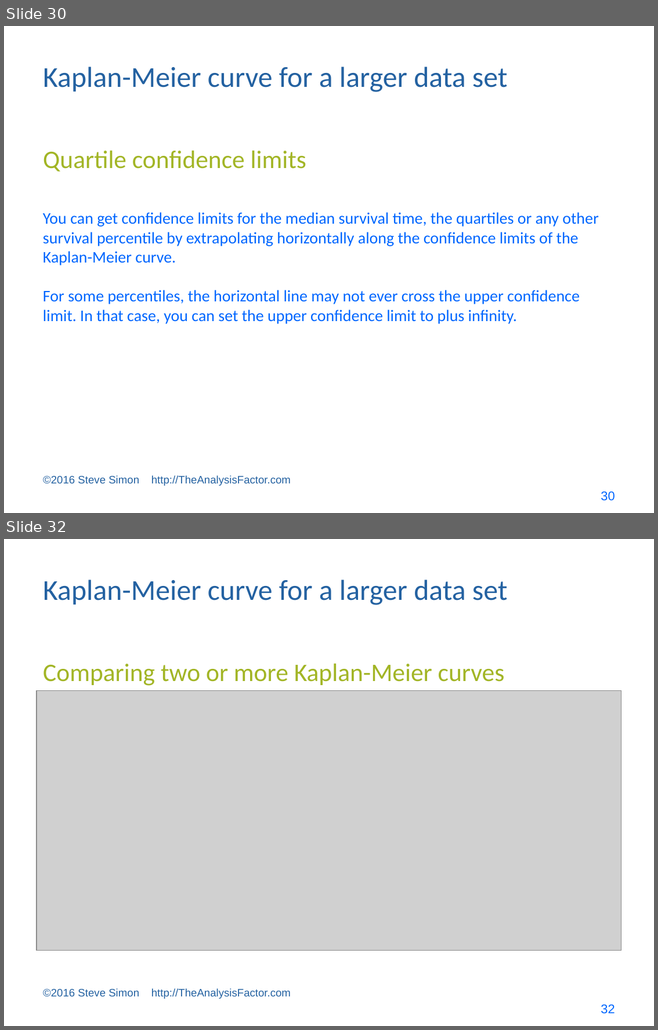
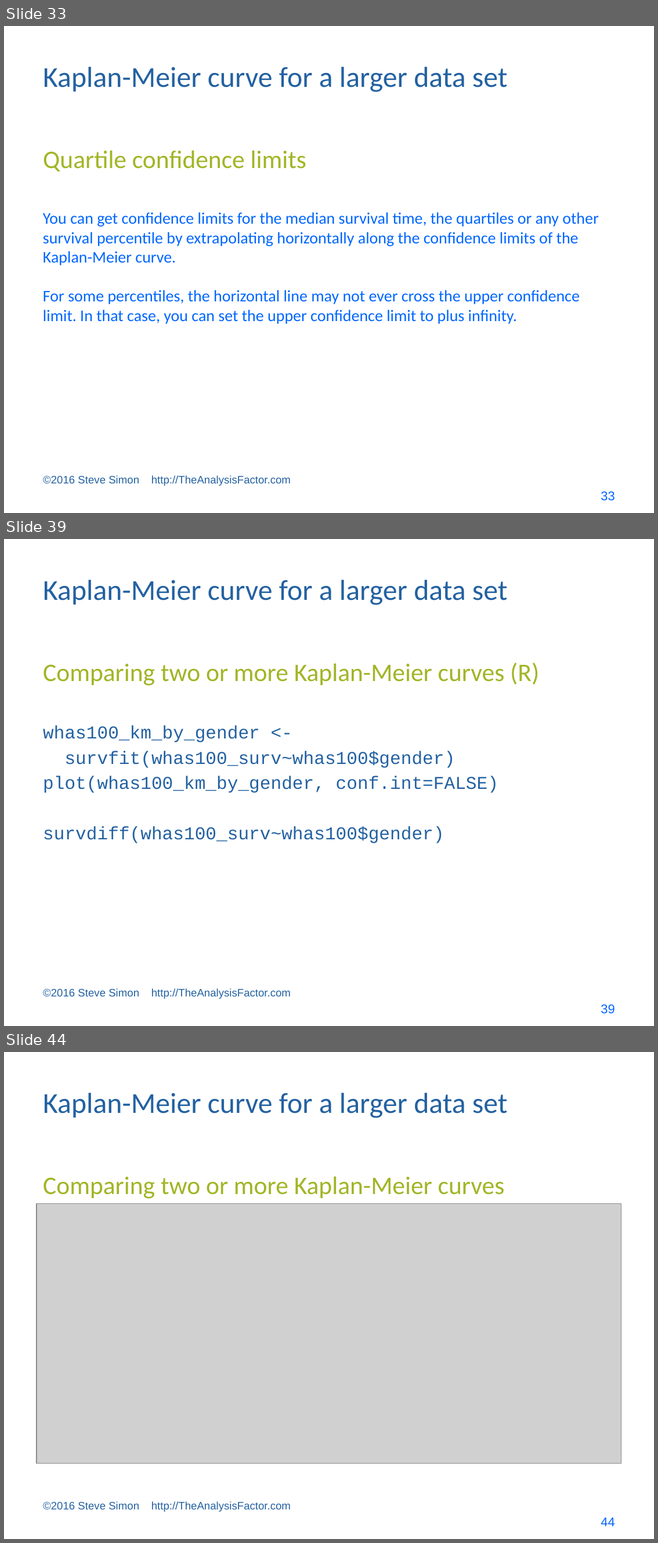
Before and after one commit to pmean/survival-models, a slide deck: bin/survival lecture 1.pptx. Shown one above the other, each under a label of ours: slides 30 and 32 before the commit, slides 33, 39 and 44 after it; the slides between them are not shown. The pictures are 658x1030 and 658x1543 pixels, drawn with LibreOffice and Linux fonts; fonts in the diff are those of the drawing; grey boxes stand for pictures. Boxes give left, top, right and bottom in pixels: in the first picture for what was removed or moved away, otherwise in the second. Text is boxed around its words. In the diff, an @@ line names an element or a change of style, - is before the commit and + after.

```diff
--- a/bin/survival lecture 1.pptx
+++ b/bin/survival lecture 1.pptx
@@ slide 39 added at (x1=4, y1=539, x2=654, y2=1026), background #FFFFFF @@
@@ title added at (x1=43, y1=580, x2=507, y2=605), 32 pt, text #2361A1 @@
+Kaplan-Meier curve for a larger data set
@@ text added at (x1=43, y1=663, x2=539, y2=686), 28 pt, text #A2B525 @@
+Comparing two or more Kaplan-Meier curves (R)
@@ text added at (x1=43, y1=726, x2=498, y2=843), 20 pt, text #2361A1 @@
+whas100_km_by_gender <-
+survfit(whas100_surv~whas100$gender)
+plot(whas100_km_by_gender, conf.int=FALSE)
+survdiff(whas100_surv~whas100$gender)
@@ text added at (x1=43, y1=988, x2=291, y2=999), 12 pt, text #2361A1 @@
+©2016 Steve Simon http://TheAnalysisFactor.com
@@ page number added at (x1=600, y1=1004, x2=614, y2=1014), 14 pt, text #0066FF @@
+39
@@ what was slide 30 is now slide 33 @@
@@ page number at (x1=600, y1=491, x2=614, y2=501): text changed @@
-30
+33
@@ what was slide 32 is now slide 44 @@
@@ page number at (x1=600, y1=1518, x2=614, y2=1526): text changed @@
-32
+44
```
Also in this commit, not shown: 14 slides changed, 16 other slides added, 9 other files.
